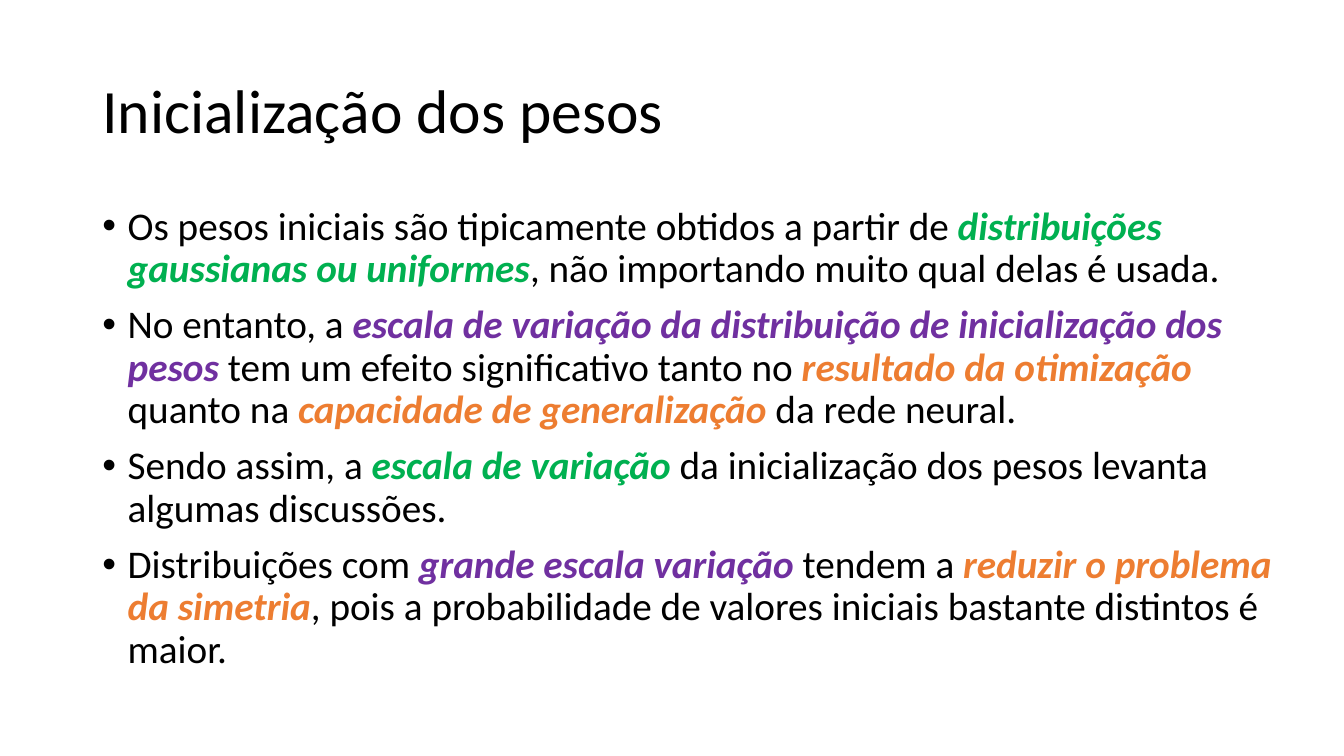
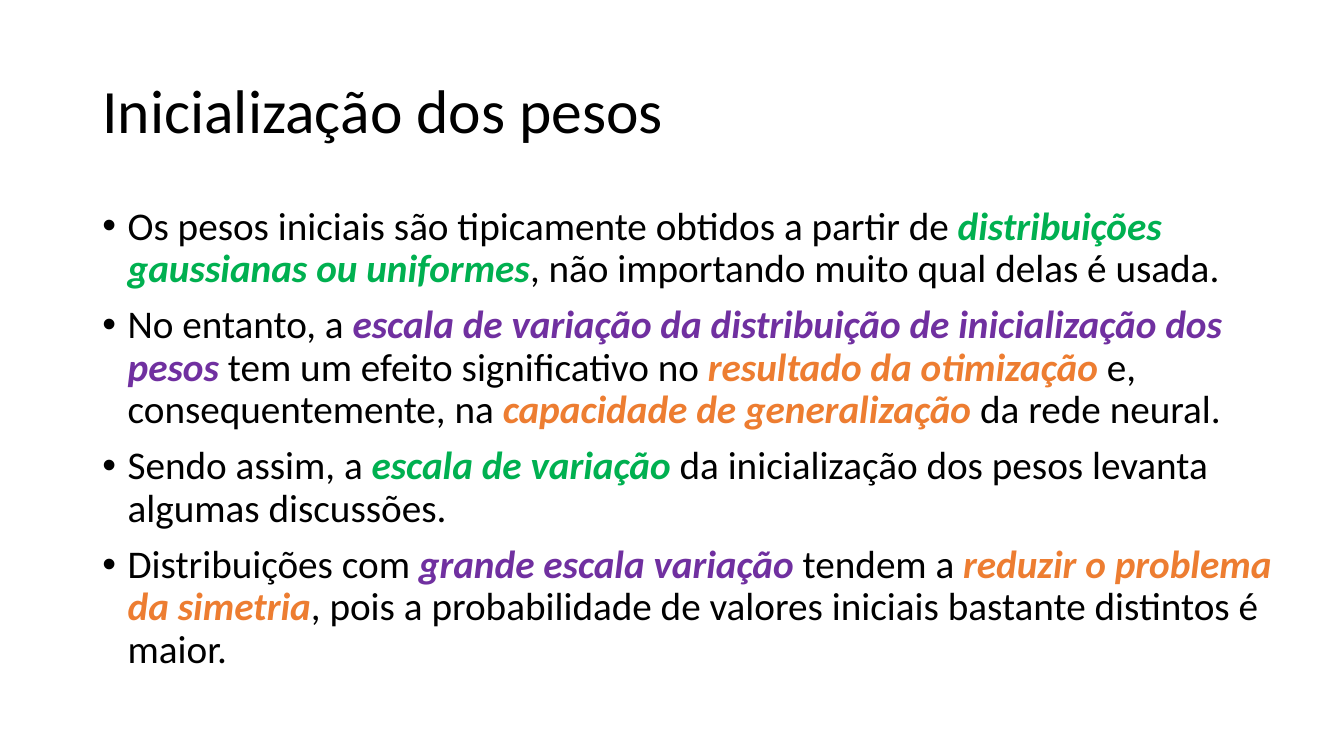
Before and after one commit to zz4fap/t320_aprendizado_de_maquina, a slide deck: slide 16 of slides/T320_Redes_Neurais_Artificiais (Parte IV).pptx. Drawn at 1344x756 pixels with LibreOffice and Linux fonts; fonts in the diff are those of the drawing. Boxes give left, top, right and bottom in pixels: in the first picture for what was removed or moved away, otherwise in the second. Text is boxed around its words. In the diff, an @@ line names an element or a change of style, - is before the commit and + after.

```diff
--- a/slides/T320_Redes_Neurais_Artificiais (Parte IV).pptx
+++ b/slides/T320_Redes_Neurais_Artificiais (Parte IV).pptx
@@ text at [128, 310, 1222, 430]: text changed @@
-• No entanto, a escala de variação da distribuição de inicialização dos pesos tem um efeito significativo tanto no resultado da otimização quanto na capacidade de generalização da rede neural.
+• No entanto, a escala de variação da distribuição de inicialização dos pesos tem um efeito significativo no resultado da otimização e, consequentemente, na capacidade de generalização da rede neural.
```
Also in this commit, not shown: 6 other slides changed, 1 other file.
